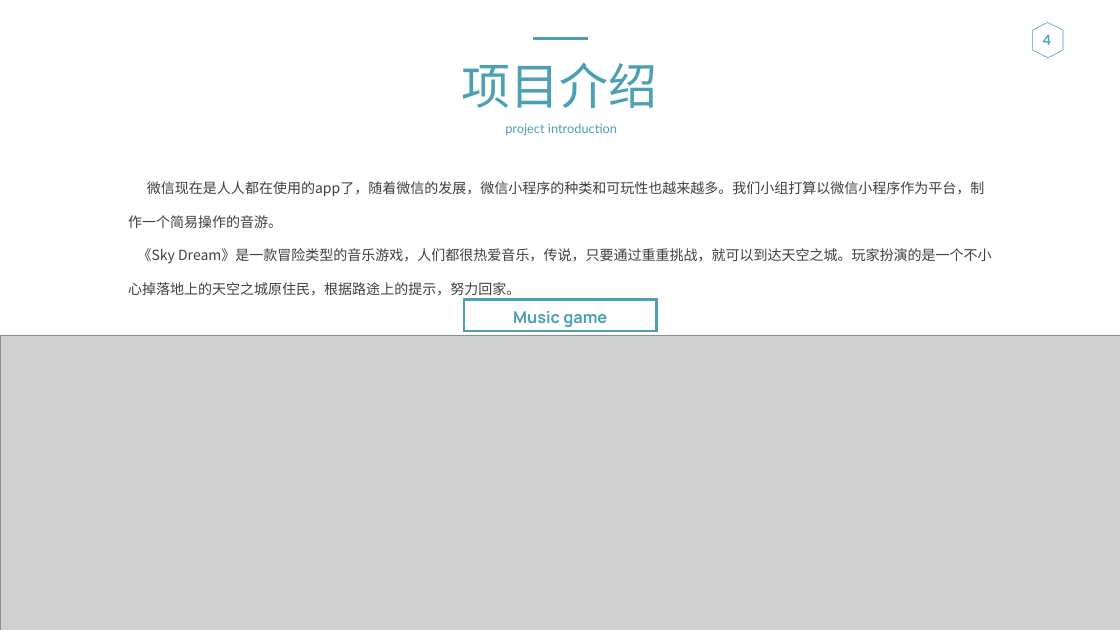
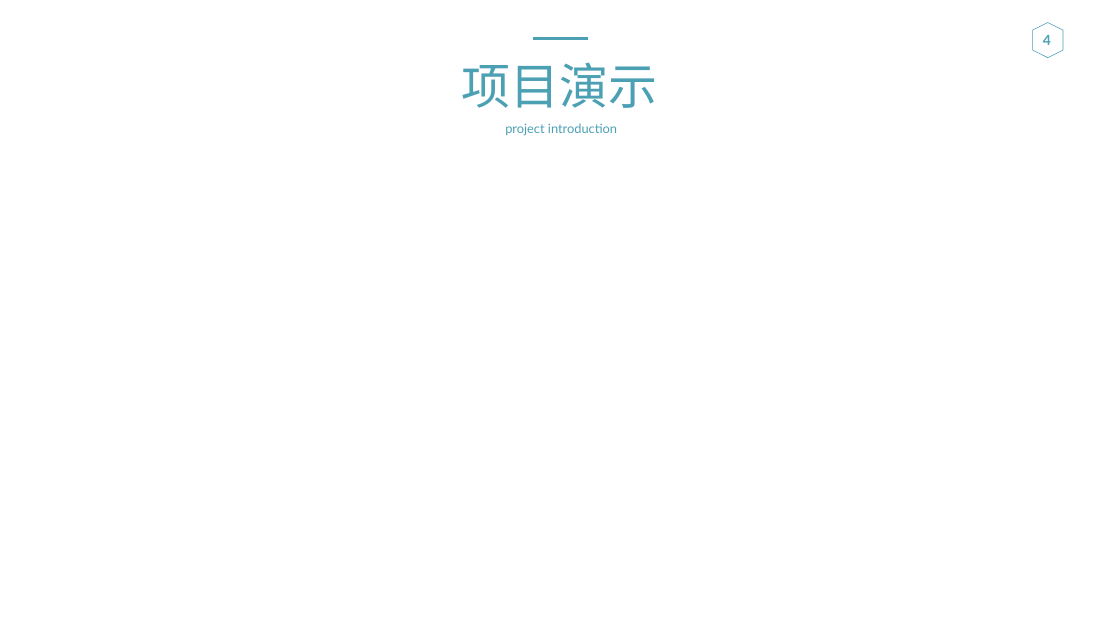
Before and after one commit to ZUCC-MUSICDREAM/start, a slide deck: slide 4 of SE2021-G013-项目计划书/选题ppt.pptx. Drawn at 1120x630 pixels with LibreOffice and Linux fonts; fonts in the diff are those of the drawing; grey boxes stand for pictures. Boxes give left, top, right and bottom in pixels: in the first picture for what was removed or moved away, otherwise in the second. Text is boxed around its words. In the diff, an @@ line names an element or a change of style, - is before the commit and + after.

```diff
--- a/SE2021-G013-项目计划书/选题ppt.pptx
+++ b/SE2021-G013-项目计划书/选题ppt.pptx
@@ text at (462, 62, 658, 108): text changed @@
-项目介绍
+项目演示
@@ text removed at (128, 181, 992, 296) @@
-微信现在是人人都在使用的app了，随着微信的发展，微信小程序的种类和可玩性也越来越多。我们小组打算以微信小程序作为平台，制作一个简易操作的音游。
-《Sky Dream》是一款冒险类型的音乐游戏，人们都很热爱音乐，传说，只要通过重重挑战，就可以到达天空之城。玩家扮演的是一个不小心掉落地上的天空之城原住民，根据路途上的提示，努力回家。
@@ rectangle removed at (464, 300, 656, 331) @@
@@ text removed at (513, 311, 607, 327) @@
-Music game
@@ picture removed at (0, 335, 1120, 630) @@
```
Also in this commit, not shown: 9 other slides changed, 1 slide added, 1 slide removed.
